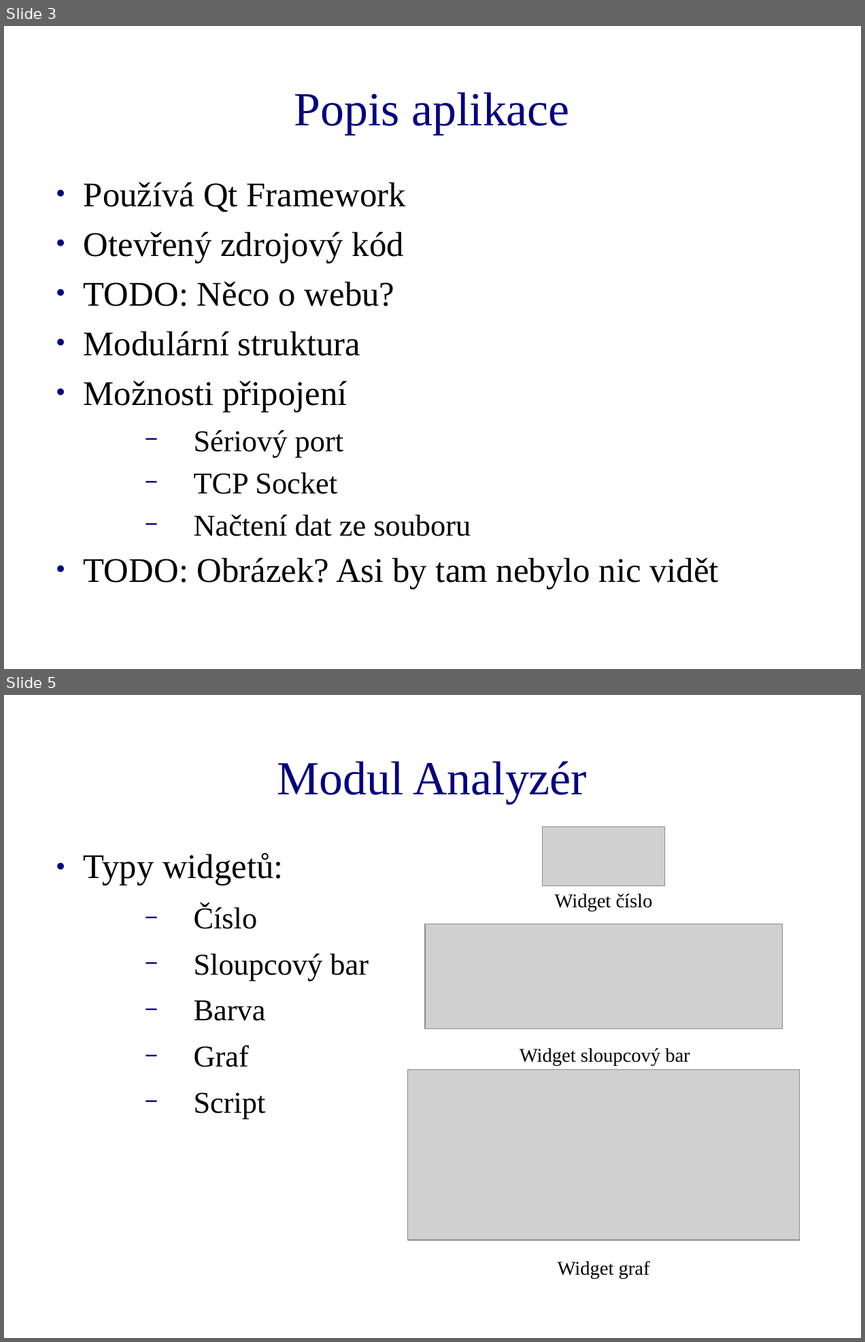
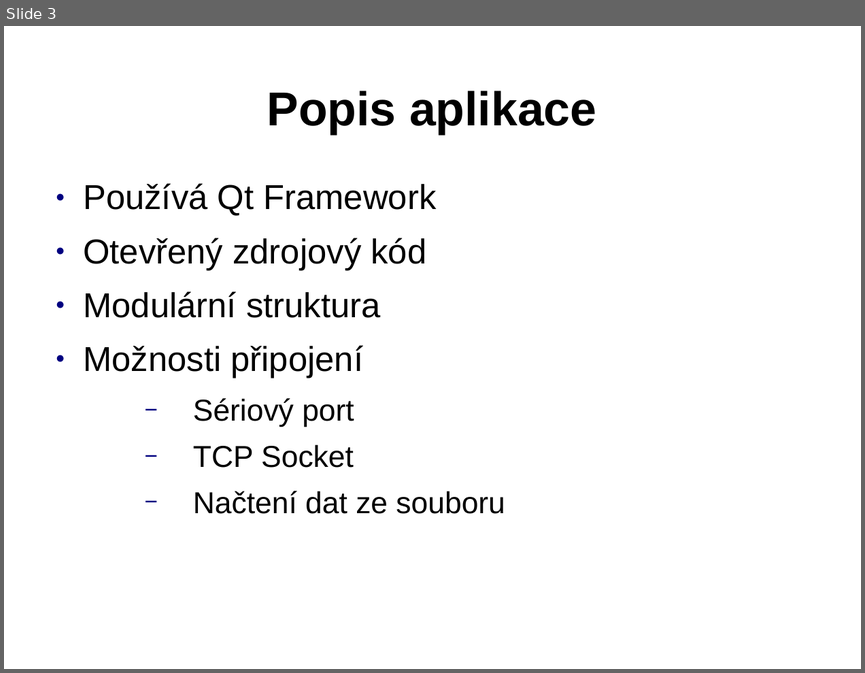
Before and after one commit to Tasssadar/soc, a slide deck: prezentace.ppt. Shown one above the other, each under a label of ours: slides 3 and 5 before the commit, slide 3 after it; the slides between them are not shown. The pictures are 865x1342 and 865x673 pixels, drawn with LibreOffice and Linux fonts; fonts in the diff are those of the drawing; grey boxes stand for pictures; background and template pictures are left out. Boxes give left, top, right and bottom in pixels: in the first picture for what was removed or moved away, otherwise in the second. Text is boxed around its words. In the diff, an @@ line names an element or a change of style, - is before the commit and + after.

```diff
--- a/prezentace.ppt
+++ b/prezentace.ppt
@@ slide 5 removed at [4,695,861,1338], background picture (left out) @@
@@ title removed at [277,761,587,804] @@
-Modul Analyzér
@@ picture removed at [543,827,665,886] @@
@@ text removed at [84,853,368,1118] @@
-● Typy widgetů:
-  − Číslo
-  − Sloupcový bar
-  − Barva
-  − Graf
-  − Script
@@ text removed at [555,894,653,911] @@
-Widget číslo
@@ picture removed at [426,923,783,1029] @@
@@ text removed at [519,1048,689,1066] @@
-Widget sloupcový bar
@@ picture removed at [409,1070,800,1240] @@
@@ text removed at [558,1261,650,1278] @@
-Widget graf
@@ slide 3 changed as well @@
@@ title "Popis aplikace" at [267,91,596,135]: font Times New Roman to Arial, text colour #000080 to #000000, bold on @@
@@ text "Používá Qt Framework" at [83,183,504,514]: font Times New Roman to Arial; line spacing 0.83 to 0.93; indent changed @@
@@ text at [84,281,395,306]: paragraph removed @@
-● TODO: Něco o webu?
@@ text at [84,557,718,588]: paragraph removed @@
-● TODO: Obrázek? Asi by tam nebylo nic vidět
```
Also in this commit, not shown: 2 other slides changed, 6 slides added, 1 other slide removed.
